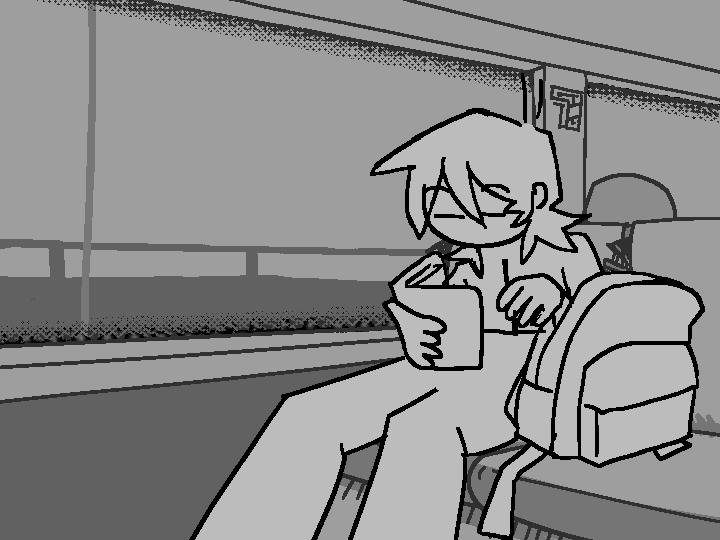
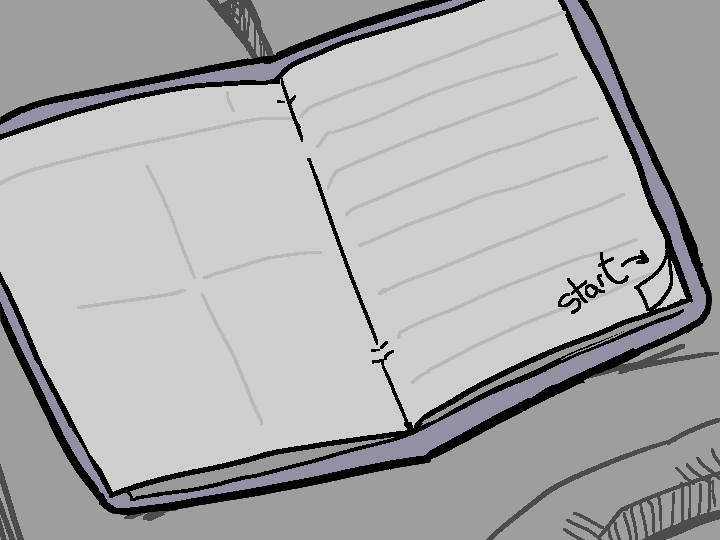
Revision of a layered 720×540 image; what changed, layer by layer:
painted on "l" over [0, 64, 720, 540]
painted on "bus" over [0, 0, 720, 540]
